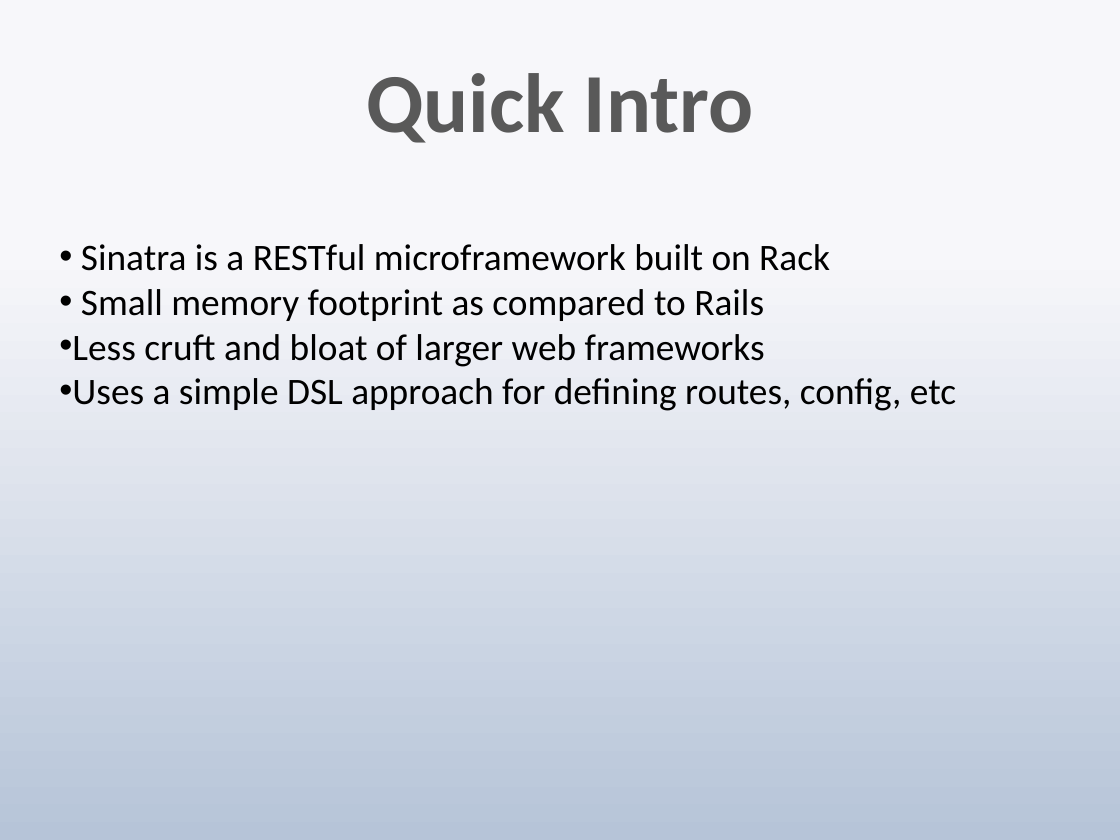
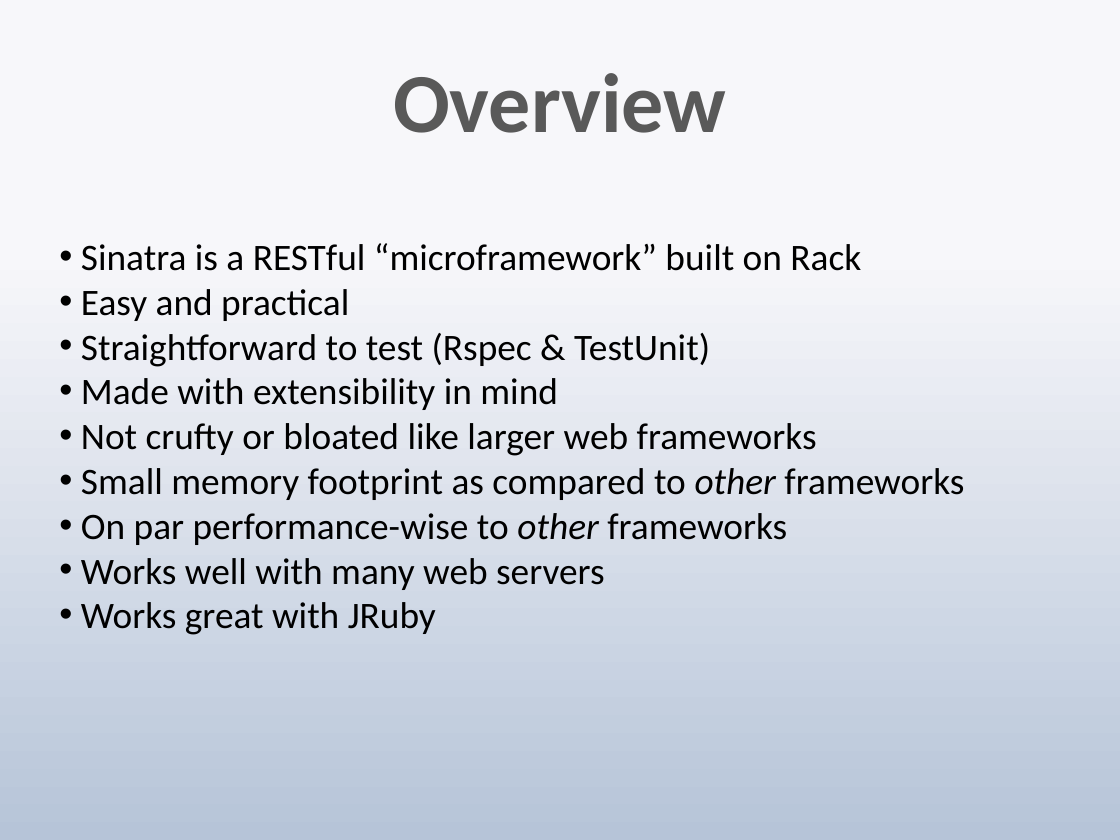
Before and after one commit to techwhizbang/sinatra_slideshow, a slide deck: slide 3 of sinatra.pptx. Drawn at 1120x840 pixels with LibreOffice and Linux fonts; fonts in the diff are those of the drawing. Boxes give left, top, right and bottom in pixels: in the first picture for what was removed or moved away, otherwise in the second. Text is boxed around its words. In the diff, an @@ line names an element or a change of style, - is before the commit and + after.

```diff
--- a/sinatra.pptx
+++ b/sinatra.pptx
@@ title at [393,73,726,133]: text changed @@
-Quick Intro
+Overview
@@ text at [81,243,964,635]: text changed @@
-• Sinatra is a RESTful microframework built on Rack
-• Small memory footprint as compared to Rails
-• Less cruft and bloat of larger web frameworks
-• Uses a simple DSL approach for defining routes, config, etc
+• Sinatra is a RESTful “microframework” built on Rack
+• Easy and practical
+• Straightforward to test (Rspec & TestUnit)
+• Made with extensibility in mind
+• Not crufty or bloated like larger web frameworks
+• Small memory footprint as compared to other frameworks
+• On par performance-wise to other frameworks
+• Works well with many web servers
+• Works great with JRuby
```
Also in this commit, not shown: 1 other slide changed, 3 slides added.
